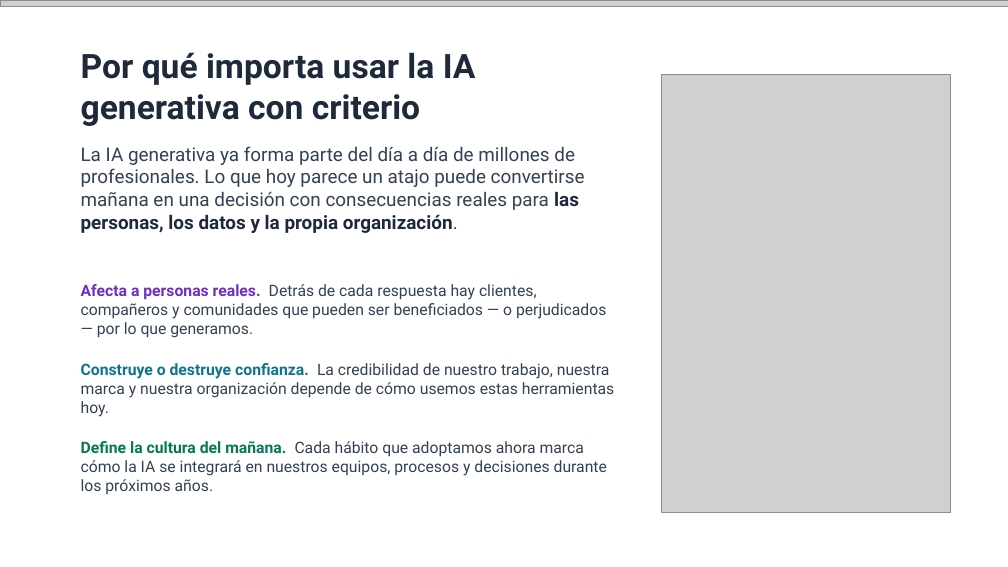
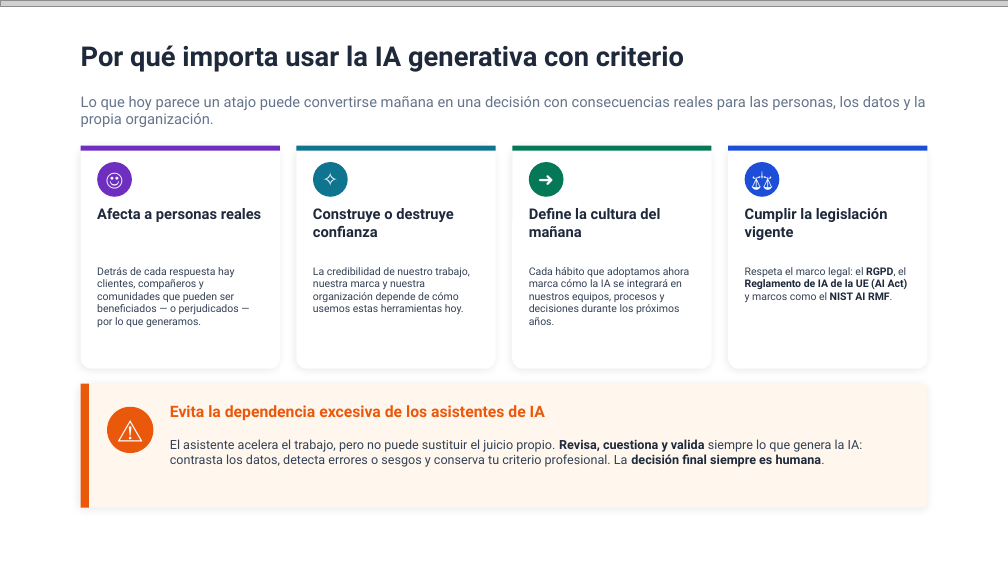
Before and after one commit to quizeth/Labs, a slide deck: slide 42 of IA y Copilot para business professionals/IA Generativa y Microsoft Copilot para profesionales.pptx (slide 44 before the commit). Drawn at 1008x567 pixels with LibreOffice and Linux fonts; fonts in the diff are those of the drawing; grey boxes stand for pictures. Boxes give left, top, right and bottom in pixels: in the first picture for what was removed or moved away, otherwise in the second. Text is boxed around its words. In the diff, an @@ line names an element or a change of style, - is before the commit and + after.

```diff
--- a/IA y Copilot para business professionals/IA Generativa y Microsoft Copilot para profesionales.pptx
+++ b/IA y Copilot para business professionals/IA Generativa y Microsoft Copilot para profesionales.pptx
@@ text "Por qué importa usar la ..." at bbox=[81, 45, 684, 72]: size 32 to 26 pt @@
@@ picture removed at bbox=[662, 74, 951, 513] @@
@@ text at bbox=[81, 96, 926, 127]: text changed; size 18 to 14 pt; text colour #334155 to #64748B @@
-La IA generativa ya forma parte del día a día de millones de profesionales. Lo que hoy parece un atajo puede convertirse mañana en una decisión con consecuencias reales para las personas, los datos y la propia organización.
+Lo que hoy parece un atajo puede convertirse mañana en una decisión con consecuencias reales para las personas, los datos y la propia organización.
@@ rounded rectangle added at bbox=[81, 145, 281, 368], fill #FFFFFF @@
@@ rectangle added at bbox=[81, 145, 281, 150], fill #6E2EBF @@
@@ rounded rectangle added at bbox=[296, 145, 496, 368], fill #FFFFFF @@
@@ rectangle added at bbox=[296, 145, 496, 150], fill #0E7490 @@
@@ rounded rectangle added at bbox=[513, 145, 712, 368], fill #FFFFFF @@
@@ rectangle added at bbox=[513, 145, 712, 150], fill #047857 @@
@@ rounded rectangle added at bbox=[728, 145, 928, 368], fill #FFFFFF @@
@@ rectangle added at bbox=[728, 145, 928, 150], fill #1D4ED8 @@
@@ ellipse added at bbox=[98, 162, 132, 197], fill #6E2EBF, 18 pt, text #FFFFFF, bold @@
+☺
@@ ellipse added at bbox=[313, 162, 348, 197], fill #0E7490, 18 pt, text #FFFFFF, bold @@
+✧
@@ ellipse added at bbox=[529, 162, 563, 197], fill #047857, 18 pt, text #FFFFFF, bold @@
+➜
@@ ellipse added at bbox=[745, 162, 780, 197], fill #1D4ED8, 18 pt, text #FFFFFF, bold @@
+⚖
@@ text added at bbox=[97, 208, 261, 222], 14 pt, text #1E293B, bold @@
+Afecta a personas reales
@@ text added at bbox=[313, 208, 454, 237], 14 pt, text #1E293B, bold @@
+Construye o destruye confianza
@@ text added at bbox=[529, 208, 660, 237], 14 pt, text #1E293B, bold @@
+Define la cultura del mañana
@@ text added at bbox=[745, 208, 888, 240], 14 pt, text #1E293B, bold @@
+Cumplir la legislación vigente
@@ text at bbox=[97, 267, 239, 327]: text changed; size 15 to 10 pt @@
-Afecta a personas reales. Detrás de cada respuesta hay clientes, compañeros y comunidades que pueden ser beneficiados — o perjudicados — por lo que generamos.
+Detrás de cada respuesta hay clientes, compañeros y comunidades que pueden ser beneficiados — o perjudicados — por lo que generamos.
@@ text at bbox=[313, 267, 470, 315]: text changed; size 15 to 10 pt @@
-Construye o destruye confianza. La credibilidad de nuestro trabajo, nuestra marca y nuestra organización depende de cómo usemos estas herramientas hoy.
+La credibilidad de nuestro trabajo, nuestra marca y nuestra organización depende de cómo usemos estas herramientas hoy.
@@ text at bbox=[529, 267, 689, 325]: text changed; size 15 to 10 pt @@
-Define la cultura del mañana. Cada hábito que adoptamos ahora marca cómo la IA se integrará en nuestros equipos, procesos y decisiones durante los próximos años.
+Cada hábito que adoptamos ahora marca cómo la IA se integrará en nuestros equipos, procesos y decisiones durante los próximos años.
@@ text added at bbox=[745, 267, 908, 303], 10 pt, text #1E293B, bold @@
+Respeta el marco legal: el RGPD, el Reglamento de IA de la UE (AI Act) y marcos como el NIST AI RMF.
@@ rounded rectangle added at bbox=[81, 383, 928, 507], fill #FFF7ED @@
@@ rectangle added at bbox=[81, 383, 89, 507], fill #EA580C @@
@@ ellipse added at bbox=[107, 407, 154, 453], fill #EA580C, 24 pt, text #FFFFFF, bold @@
+⚠
@@ text added at bbox=[170, 405, 545, 421], 15 pt, text #EA580C, bold @@
+Evita la dependencia excesiva de los asistentes de IA
@@ text added at bbox=[170, 439, 863, 467], 12 pt, text #334155 @@
+El asistente acelera el trabajo, pero no puede sustituir el juicio propio. Revisa, cuestiona y valida siempre lo que genera la IA: contrasta los datos, detecta errores o sesgos y conserva tu criterio profesional. La decisión final siempre es humana.
```
Also in this commit, not shown: 5 other slides changed, 2 slides removed.
